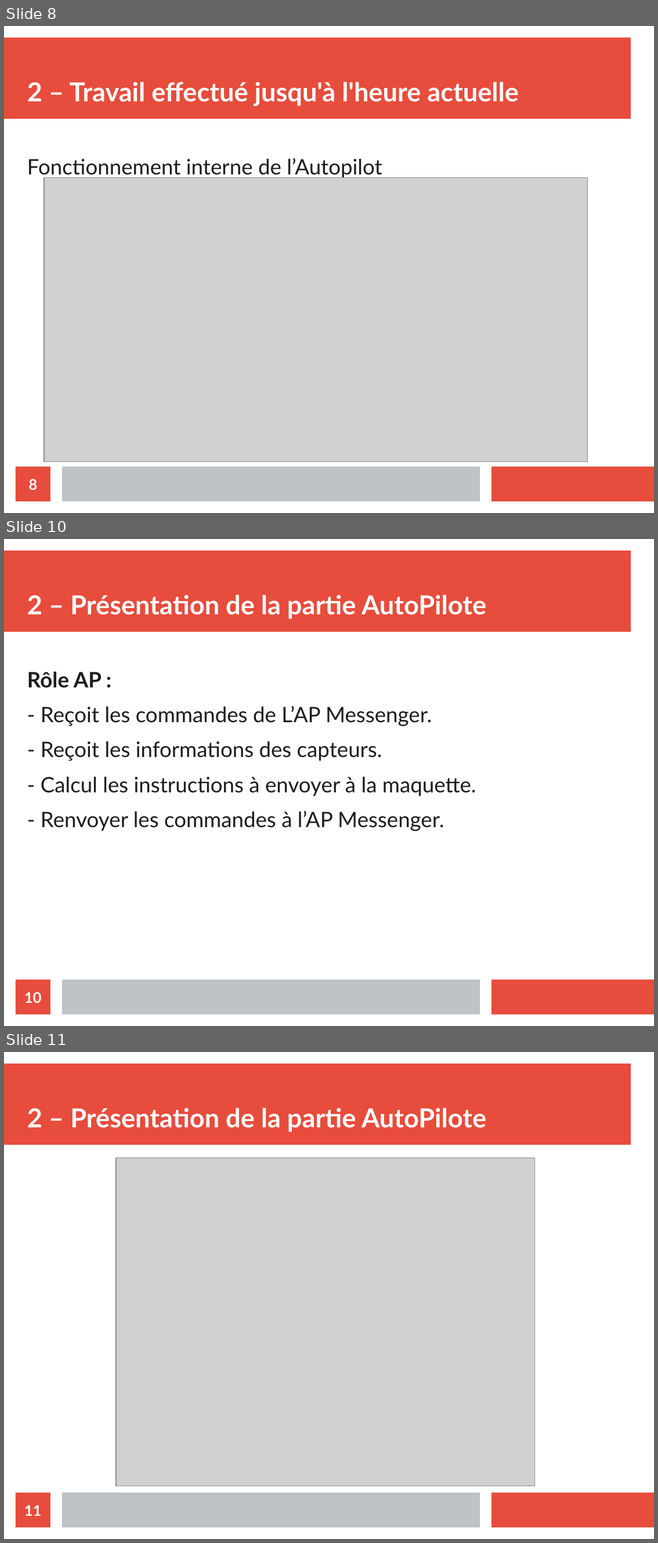
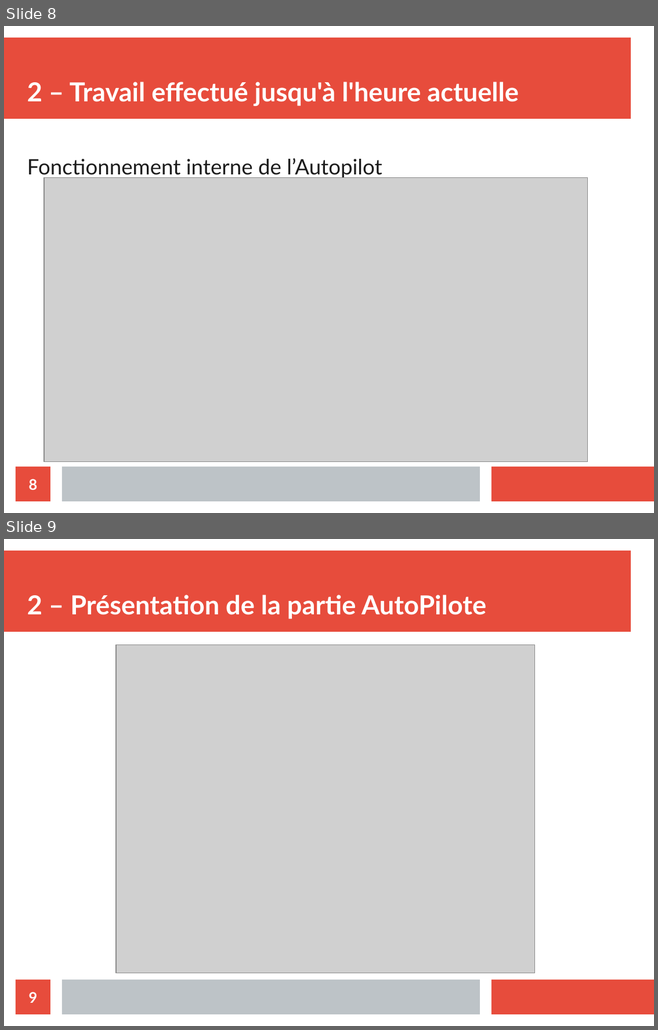
Before and after one commit to athmanmekh/AuttoPIlote-X-OPEN-PILOT, a slide deck: presentation/presentation 2/diapoPresentation.odp. Shown one above the other, each under a label of ours: slides 8, 10 and 11 before the commit, slides 8 and 9 after it; the slides between them are not shown. The pictures are 658x1543 and 658x1030 pixels, drawn with LibreOffice and Linux fonts; fonts in the diff are those of the drawing; grey boxes stand for pictures. Boxes give left, top, right and bottom in pixels: in the first picture for what was removed or moved away, otherwise in the second. Text is boxed around its words. In the diff, an @@ line names an element or a change of style, - is before the commit and + after.

```diff
--- a/presentation/presentation 2/diapoPresentation.odp
+++ b/presentation/presentation 2/diapoPresentation.odp
@@ slide 10 removed at <box>4,539,654,1026</box>, background #FFFFFF; not listed: 3 template elements that a slide beside it also shows @@
@@ title removed at <box>27,595,486,619</box> @@
-2 – Présentation de la partie AutoPilote
@@ text removed at <box>27,671,476,831</box> @@
-Rôle AP :
-- Reçoit les commandes de L’AP Messenger.
-- Reçoit les informations des capteurs.
-- Calcul les instructions à envoyer à la maquette.
-- Renvoyer les commandes à l’AP Messenger.
@@ page number removed at <box>16,980,50,1015</box> @@
-10
@@ what was slide 11 is now slide 9 @@
@@ page number at <box>29,992,38,1003</box>: text changed @@
-11
+9
```
Also in this commit, not shown: 1 other slide removed.
